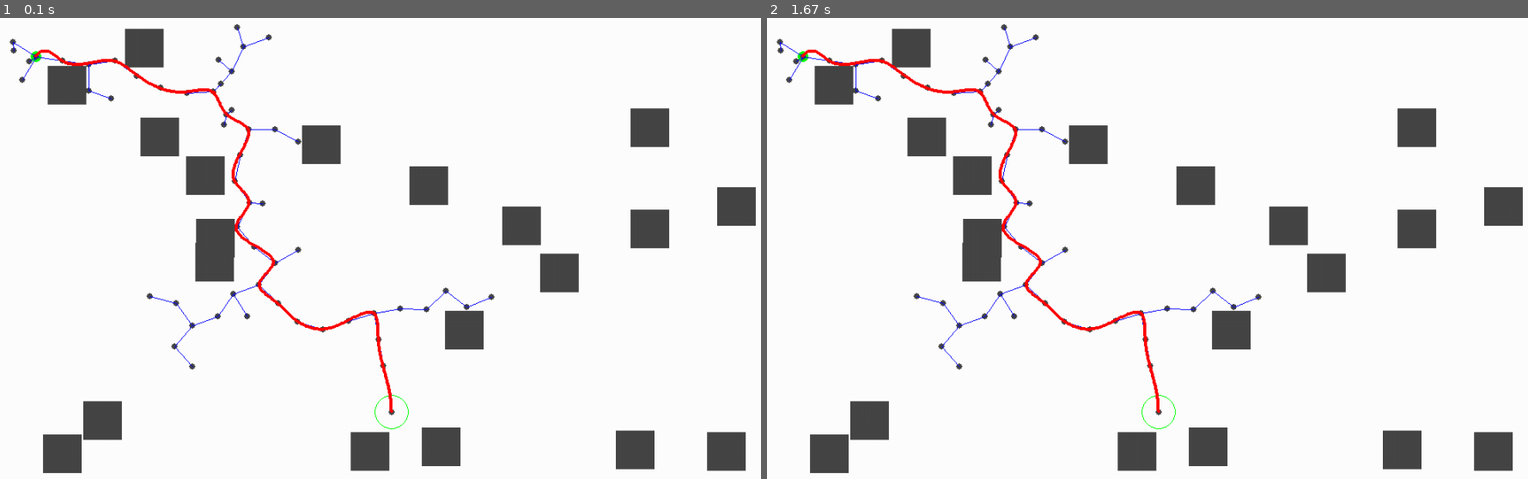
Above: before the commit, frames 1-2 (left to right).
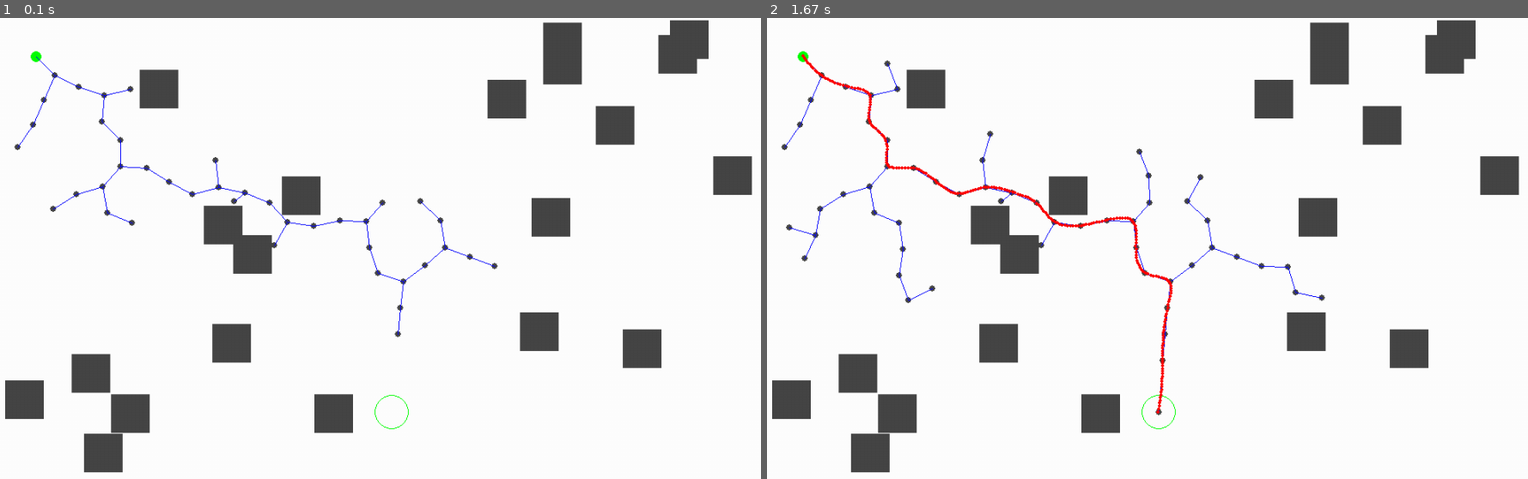
Above: after the commit, the same moments.

Repository: Alxkory/PMD_Project_group2
Game: pygame game, started from task/RRT.py
Two runs of this game, one before a commit and one after it. Both use one fixed random seed, a clock stepped at 60 frames per second and the inputs below.
Inputs:
- Up to frame 1 (0.1 s): no input
- Up to frame 2 (1.67 s): no input

The runs differ from the first frame. In frame 1, 18% of the frame differs, in the area x 0-100%, y 0-99%; in frame 2, 18%.

Commit message:
Collision-check zit erin en werkt.

Diff:
--- a/task/RRT.py
+++ b/task/RRT.py
@@ -49,12 +49,13 @@
     #     pygame.draw.circle(map, (255,0,0), (x,y),2,0)
 
 # tests:
-    path = graph.getPathCoords()
+    # path = graph.getPathCoords()
     # bspline = graph.B_spline()
     # print(range(len(bspline[0])))
     # x3 = bspline[0][3]
     # y3 = bspline[1,3]
-    smooth = graph.getSmoothPathCoords()
+    # smooth = graph.getSmoothPathCoords()
+    # print(graph.x)
 
 
     # map.drawPath(graph.getPathCoords())
@@ -75,7 +76,7 @@
 
 
 if __name__ == '__main__':
-    # sometimes the RRT algorithm raises an error.
+    # Sometimes the RRT algorithm raises an error.
     # This exception handling makes the algoritm try again (until the error doesn't uccur)
     result=False
     while not result:
--- a/task/RRTbasePy.py
+++ b/task/RRTbasePy.py
@@ -5,6 +5,8 @@
 import random
 import numpy as np
 from scipy import interpolate
+
+# TODO: collision-check na B-spline path smoothing
 
 random.seed()
 
@@ -88,6 +90,7 @@
         # path
         self.goalstate = None
         self.path = []
+        self.smoothPath = []
 
 
     # The next 2 methods generate random obstacles:
@@ -114,7 +117,7 @@
         self.obstacles = obs.copy()
         return obs
 
-    # The next 6 methods contain some node and edge tools
+    # The next 11 methods contain some node and edge operations
     def add_node(self, n, x, y): #stores a node in the lists. n = node index number
         self.x.insert(n, x)
         self.y.append(y)
@@ -164,11 +167,11 @@
                 return False
         return True
 
-    def crossObstacle(self, x1, x2, y1, y2): # Checks if an edge crosses an obstacle. Returns False when it collides, Free when it's free.
+    def crossObstacle(self, x1, x2, y1, y2): # Checks if an edge crosses an obstacle. Returns True when it collides, False when it's free.
         obs = self.obstacles.copy()
         while (len(obs) > 0):
             rectang = obs.pop(0)
-            for i in range(0, 101): # dit is een rechte lijn | STEERING FUNCTION INBOUWEN??????????????????
+            for i in range(0, 101):
                 u = i / 100
                 x = x1 * u + x2 * (1 - u)
                 y = y1 * u + y2 * (1 - u)
@@ -223,7 +226,7 @@
             pathCoords.append((x, y))
         return pathCoords
 
-    def B_spline(self):
+    def B_spline(self): # smoothen out path to respect the steering function
         x=[]
         y=[]
 
@@ -232,19 +235,29 @@
             y.append(self.y[point])
 
         tck, *rest = interpolate.splprep([x, y])
-        u = np.linspace(0, 1, num=500)
+        u = np.linspace(0, 1, num=(len(self.path)*10))
         bspline=interpolate.splev(u, tck)
         # TODO: pas num aan
 
-        return bspline
-
-    def getSmoothPathCoords(self): # Retrieve coordinates of the nodes in the path (to visualize it)
+        return bspline #list [[x],[y]]
+
+    def getSmoothPathCoords(self): # Retrieve coordinates of the smooth path (to visualize it)
         bspline = self.B_spline()
         SmoothPathCoords = []
-        for i in range(len(bspline[0])):
+        for i in reversed(range(len(bspline[0]))):
             x, y = (bspline[0][i],bspline[1][i])
-            SmoothPathCoords.append((x, y))
-        return SmoothPathCoords
+            self.smoothPath.append((x, y))
+
+        # collision check
+        obs = self.obstacles.copy()
+        while (len(obs) > 0):
+            rectang = obs.pop(0)
+            for i in range(len(self.smoothPath)):
+                if rectang.collidepoint(self.smoothPath[i][0], self.smoothPath[i][1]):
+                    print("Collision! Finding alternative.")
+                    error #This raises an error. Exception handling in RRT.py will make the script run again
+
+        return self.smoothPath # list [[x,y],[x,y],...] (500)
 
 
     def bias(self, ngoal): # Does a step straight towards the goal. This speeds up the algorithm when it is not used too much: now every 10th step (can be changed in RRT.py).
